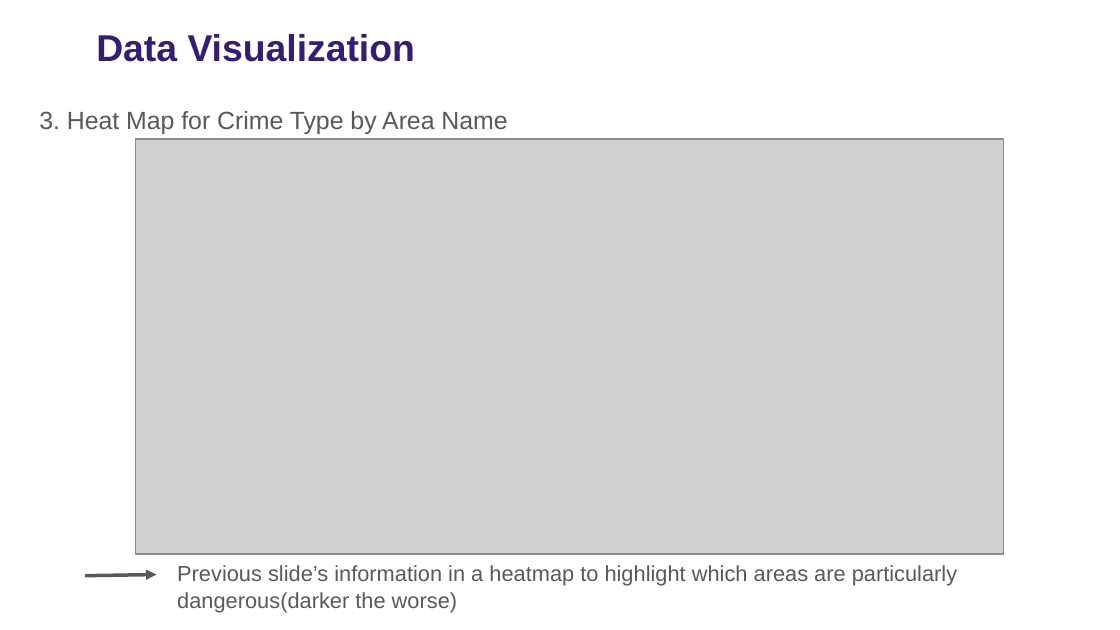
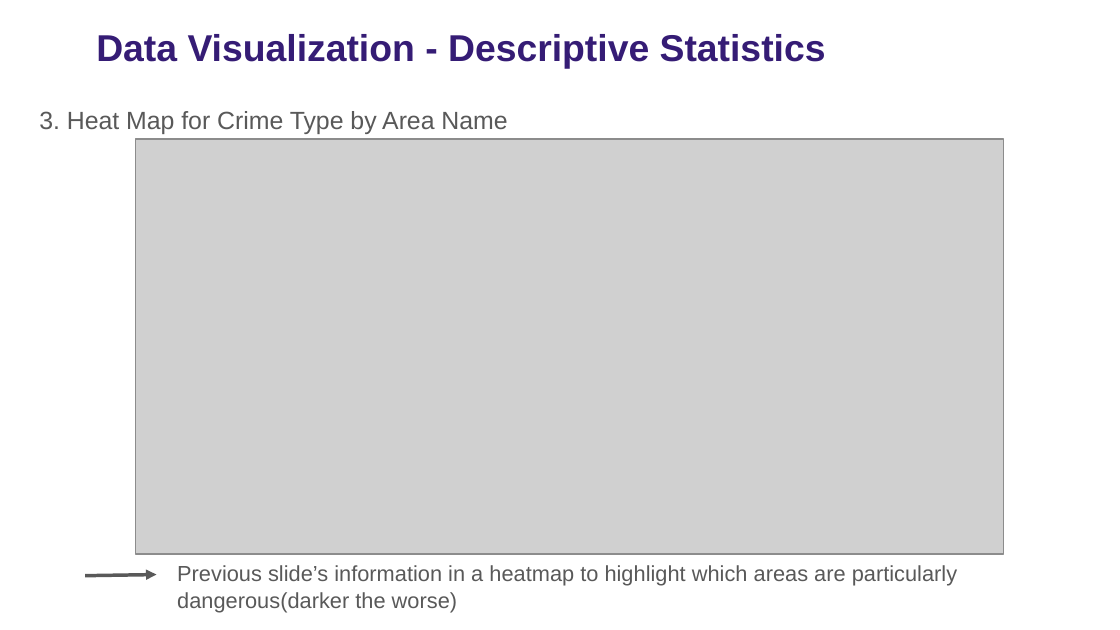
Before and after one commit to falakjain98/MS-Business-Analytics, a slide deck: slide 15 of DSO 510 Business Analytics/Project/Group7_DSO510_Presentation.pptx (slide 13 before the commit). Drawn at 1120x630 pixels with LibreOffice and Linux fonts; fonts in the diff are those of the drawing; grey boxes stand for pictures. Boxes give left, top, right and bottom in pixels: in the first picture for what was removed or moved away, otherwise in the second. Text is boxed around its words. In the diff, an @@ line names an element or a change of style, - is before the commit and + after.

```diff
--- a/DSO 510 Business Analytics/Project/Group7_DSO510_Presentation.pptx
+++ b/DSO 510 Business Analytics/Project/Group7_DSO510_Presentation.pptx
@@ text at (x1=96, y1=34, x2=826, y2=69): text changed @@
-Data Visualization
+Data Visualization - Descriptive Statistics
```
Also in this commit, not shown: 8 other slides changed, 2 slides added.
